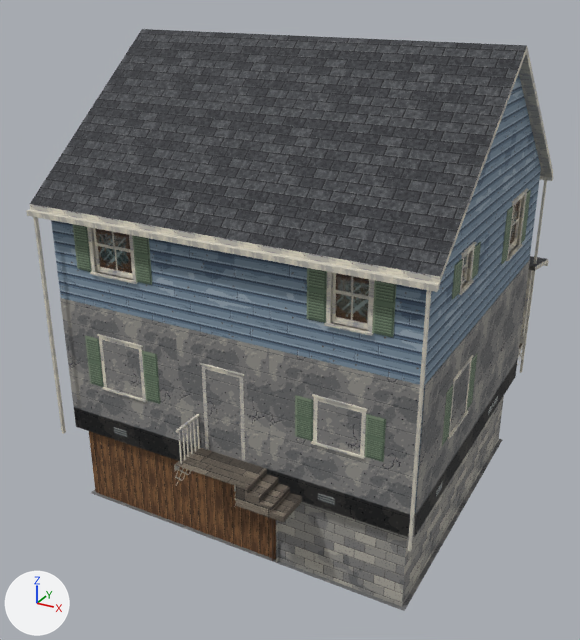
What one commit did to the glTF model THE_VEIL_ASSETS_V2/03_Residential/House_Variants/RES_House_TwoStorey.glb.
Before and after are seen from a camera (50 mm lens) standing at (8.87, -24.57, 10.86) and looking at (-0.47, -7.57, 2.36). Lighting does not change. The marker at lower left points along +X, +Y and +Z. The picture after the commit comes second. Objects named as collision shapes, trigger or cutter boxes, shadow casters or lower levels of detail are left out. Where no turn or scale is listed for an object, it has been applied to the vertices. Vertices at exactly the same position are counted once.

Names of what the first picture shows: 'RES_House_TwoStorey_Exterior', 'RES_House_TwoStorey_Interior'.
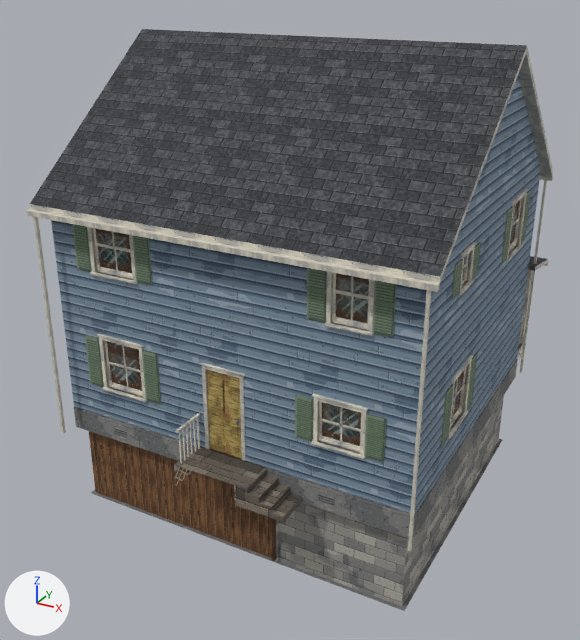
Changed parts and their boxes (x1, y1, x2, y2) in the pictures (580 x 640 px):
part 1 of me_res_house_twostorey_exterior, deleted
    before: (60, 260, 530, 537)

The edits, one by one:
me_res_house_twostorey_exterior is used by ob_res_house_twostorey_exterior; location (0.0, 0.0, 0.0).
me_res_house_twostorey_exterior had 3446 vertices, 4954 faces and spanned x -5.16..4.85, y -12.4..-1.1, z 0.0..9.42.
me_res_house_twostorey_exterior now has 3404 vertices, 4894 faces and spans x -5.16..4.85, y -12.4..-1.1, z 0.0..9.42.
Part 1, on me_res_house_twostorey_exterior:
26 vertices are removed from x -4.62..4.62, y -11.52..-3.28, z 0.0..3.58.
40 faces are deleted.
Other edits to the shape of me_res_house_twostorey_exterior do not show in these pictures.
